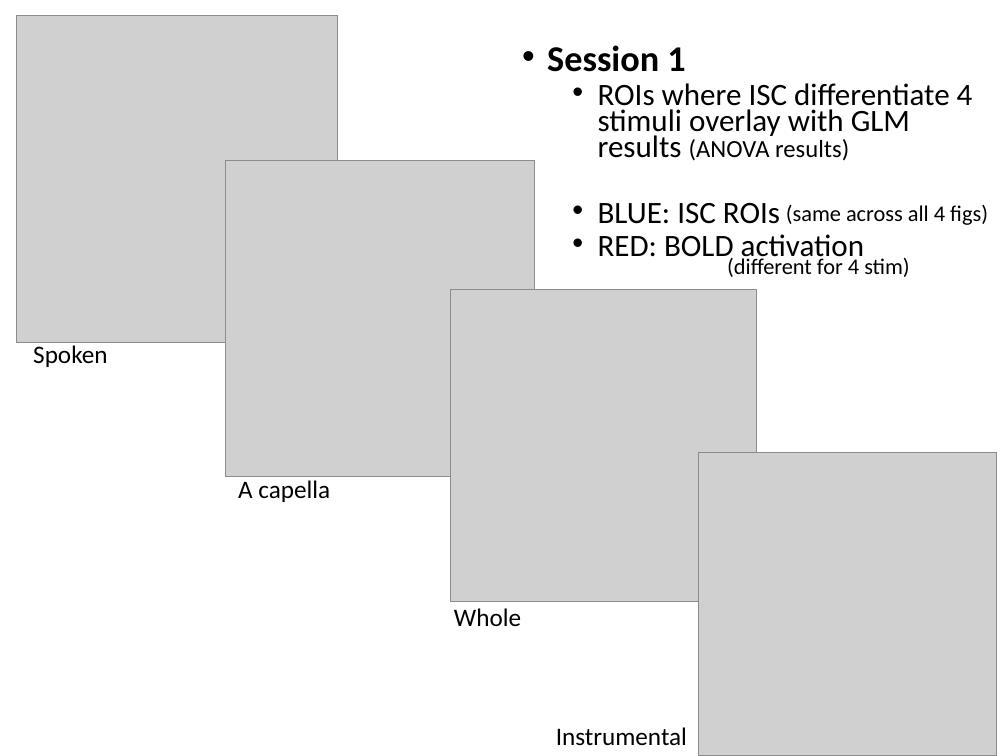
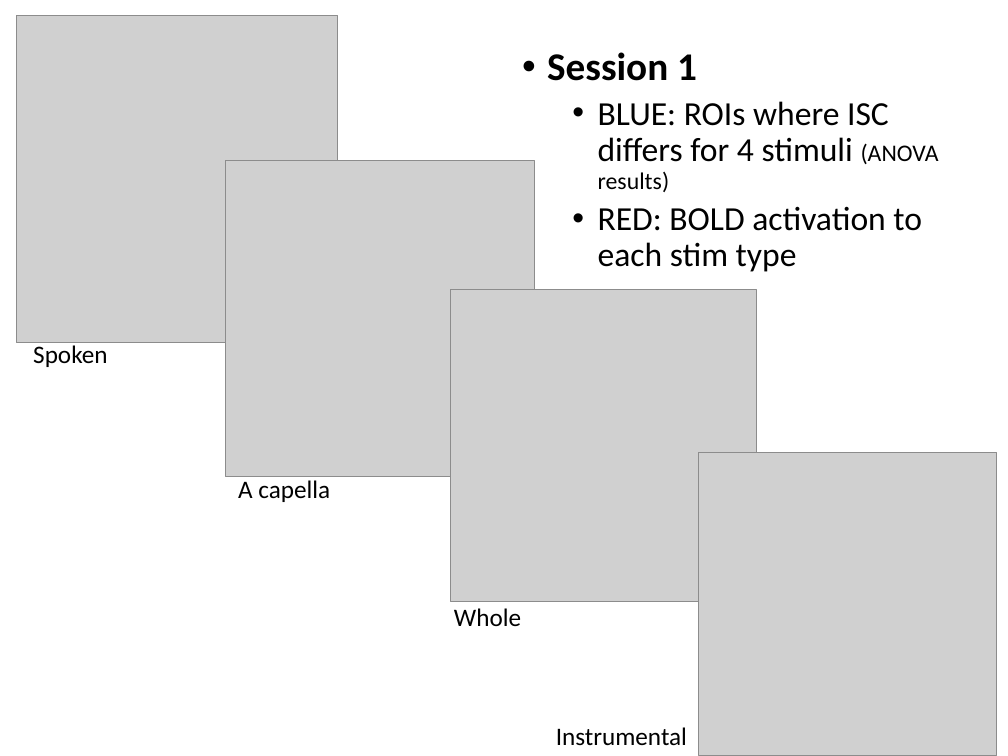
Before and after one commit to asternin/PhDProject, a slide deck: slide 7 of Meetings/2019.04.24-ISCSummary-JessAdrianBobbyMeeting.pptx. Drawn at 1008x756 pixels with LibreOffice and Linux fonts; fonts in the diff are those of the drawing; grey boxes stand for pictures. Boxes give left, top, right and bottom in pixels: in the first picture for what was removed or moved away, otherwise in the second. Text is boxed around its words. In the diff, an @@ line names an element or a change of style, - is before the commit and + after.

```diff
--- a/Meetings/2019.04.24-ISCSummary-JessAdrianBobbyMeeting.pptx
+++ b/Meetings/2019.04.24-ISCSummary-JessAdrianBobbyMeeting.pptx
@@ text at [547, 52, 697, 81]: size 25.9 to 28 pt in "Session 1"; line spacing 0.7 to 0.9 @@
@@ text at [598, 101, 939, 272]: text changed; size 22.2 to 24 pt @@
-  • ROIs where ISC differentiate 4 stimuli overlay with GLM results (ANOVA results)
-  • BLUE: ISC ROIs
-  • RED: BOLD activation
+  • BLUE: ROIs where ISC differs for 4 stimuli (ANOVA results)
+  • RED: BOLD activation to each stim type
@@ text removed at [786, 205, 988, 225] @@
-(same across all 4 figs)
@@ text removed at [727, 255, 910, 277] @@
-(different for 4 stim)
```
Also in this commit, not shown: 8 other slides changed, 5 other files.
